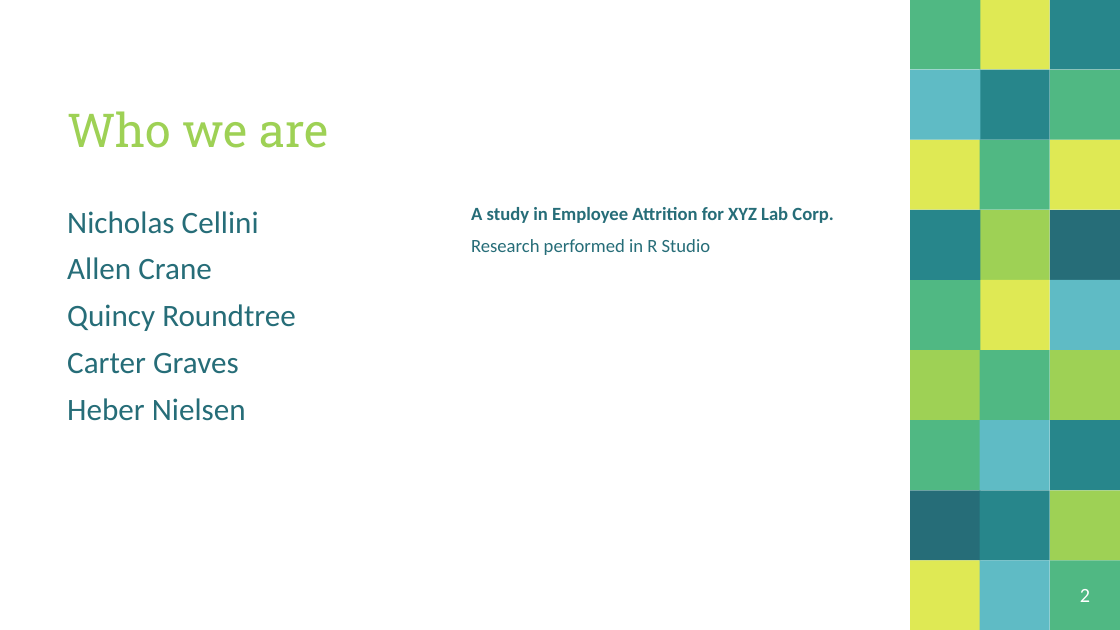
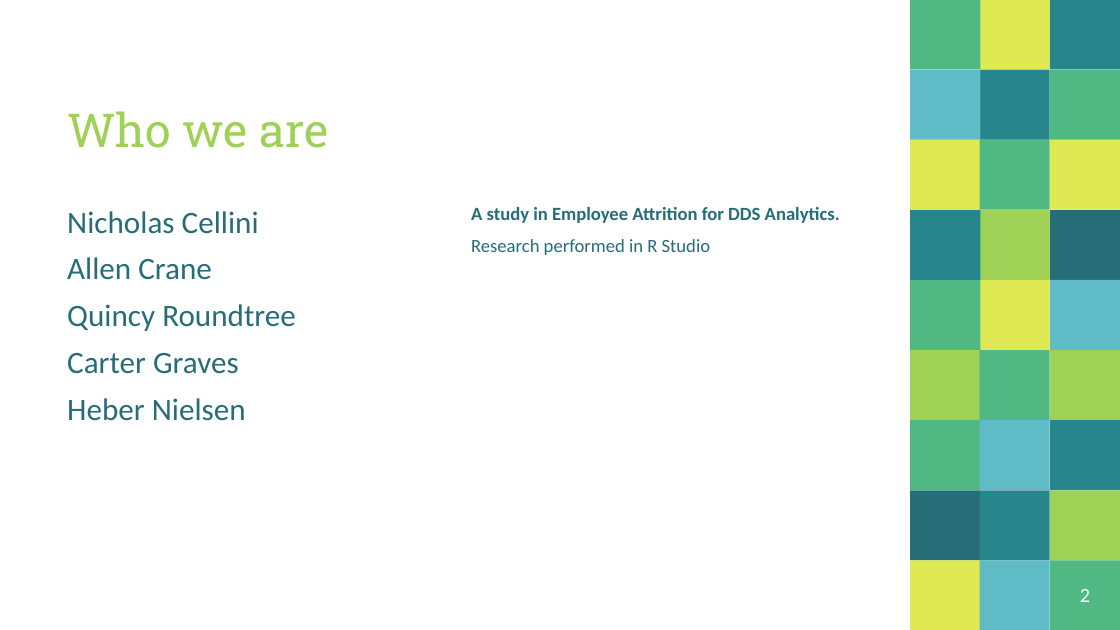
Before and after one commit to ccgraves/DDS-CaseStudy-2, a slide deck: slide 2 of Case_Study_Two.pptx. Drawn at 1120x630 pixels with LibreOffice and Linux fonts; fonts in the diff are those of the drawing. Boxes give left, top, right and bottom in pixels: in the first picture for what was removed or moved away, otherwise in the second. Text is boxed around its words. In the diff, an @@ line names an element or a change of style, - is before the commit and + after.

Commit message:
DDS Analytics

```diff
--- a/Case_Study_Two.pptx
+++ b/Case_Study_Two.pptx
@@ text at (x1=471, y1=207, x2=840, y2=223): text changed @@
-A study in Employee Attrition for XYZ Lab Corp.
+A study in Employee Attrition for DDS Analytics.
```
